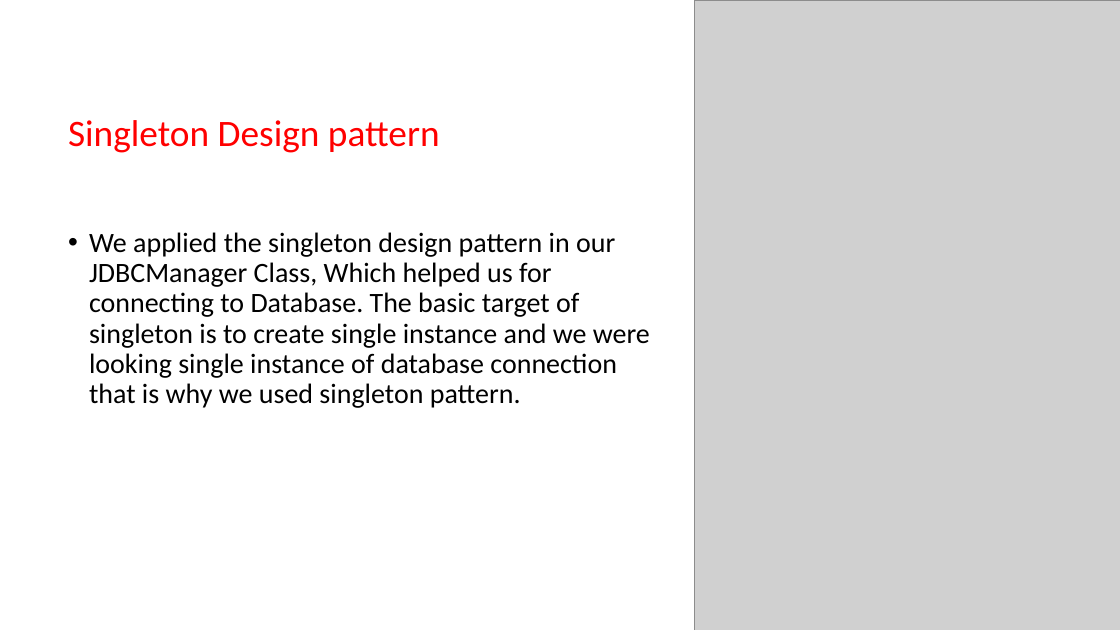
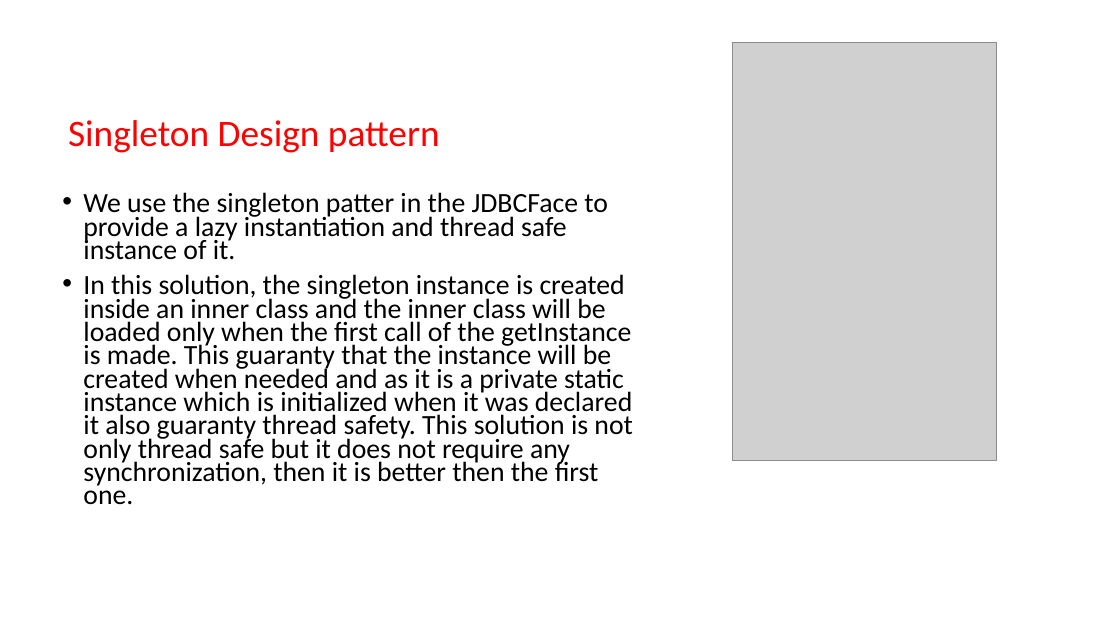
Before and after one commit to asdprojectlibrary/FrameworkLibraryProject, a slide deck: slide 14 of New Microsoft PowerPoint Presentation1.pptx. Drawn at 1120x630 pixels with LibreOffice and Linux fonts; fonts in the diff are those of the drawing; grey boxes stand for pictures. Boxes give left, top, right and bottom in pixels: in the first picture for what was removed or moved away, otherwise in the second. Text is boxed around its words. In the diff, an @@ line names an element or a change of style, - is before the commit and + after.

```diff
--- a/New Microsoft PowerPoint Presentation1.pptx
+++ b/New Microsoft PowerPoint Presentation1.pptx
@@ picture removed at bbox=[694, 0, 1120, 630] @@
@@ picture added at bbox=[733, 42, 997, 460] @@
@@ text at bbox=[83, 192, 632, 505]: text changed; size 24 to 23.8 pt @@
-• We applied the singleton design pattern in our JDBCManager Class, Which helped us for connecting to Database. The basic target of singleton is to create single instance and we were looking single instance of database connection that is why we used singleton pattern.
+• We use the singleton patter in the JDBCFace to provide a lazy instantiation and thread safe instance of it.
+• In this solution, the singleton instance is created inside an inner class and the inner class will be loaded only when the first call of the getInstance is made. This guaranty that the instance will be created when needed and as it is a private static instance which is initialized when it was declared it also guaranty thread safety. This solution is not only thread safe but it does not require any synchronization, then it is better then the first one.
```
Also in this commit, not shown: 10 other slides changed, 2 slides added, 2 slides removed.
